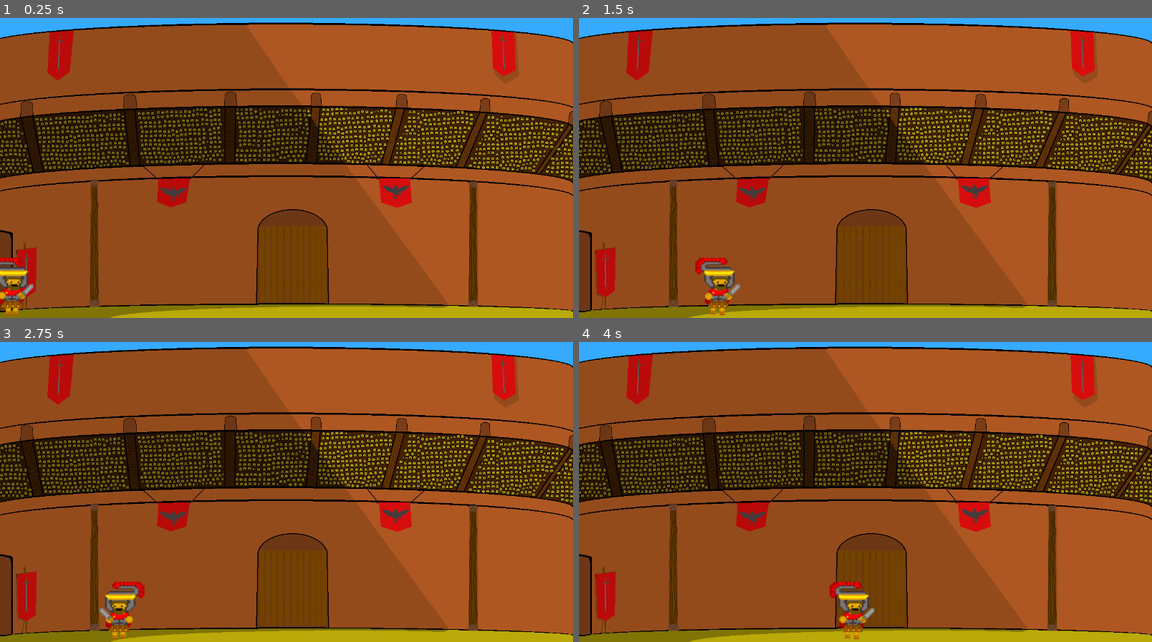
Above: before the commit, frames 1-4 (two rows, left to right).
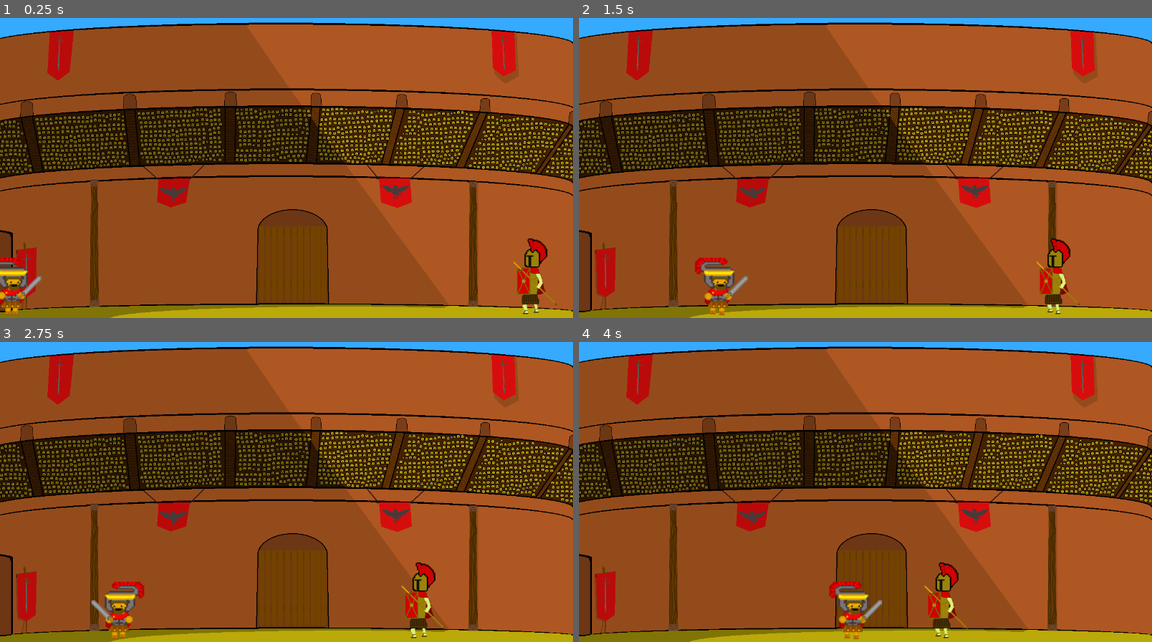
Above: after the commit, the same moments.

Repository: Dorvid/TDDD23_Project
Game: Godot game, scene res://Arena.tscn
The game is run twice, just before and just after one commit, with the same random seed, the same clock (stepped at 60 frames per second) and the same inputs. The project has no main scene, so this scene is started directly. Sound files missing from this copy of the repository are replaced by a short silence.
Inputs:
- Up to frame 1 (0.25 s): no input
- Up to frame 2 (1.5 s): hold Right (ui_right) from 0.53 s (still down); tap Up (ui_up) at 0.77 s
- Up to frame 3 (2.75 s): tap Up (ui_up) at 1.52 s; release Right (ui_right) at 2.03 s; hold Left (ui_left) from 2.03 s (still down)
- Up to frame 4 (4 s): release Left (ui_left) at 2.78 s; hold Right (ui_right) from 2.78 s (still down); tap Up (ui_up) at 3.02, 3.77 s

The runs differ from the first frame. In frame 1, 0.9% of the frame differs, in the area x 0-98%, y 73-99%; in frame 2, 0.9%; in frame 3, 0.9%; in frame 4, 0.9%.

Commit message:
Added enemy, TODO: Fix layer and mask for collision

Diff:
--- a/TDDD23 Project/Arena.tscn
+++ b/TDDD23 Project/Arena.tscn
@@ -1,9 +1,10 @@
-[gd_scene load_steps=11 format=2]
+[gd_scene load_steps=16 format=2]
 
-[ext_resource path="res://images/Arena (1).png" type="Texture" id=1]
+[ext_resource path="res://images/Arena.png" type="Texture" id=1]
 [ext_resource path="res://Player.tscn" type="PackedScene" id=2]
 [ext_resource path="res://Audio/Crowd.wav" type="AudioStream" id=3]
 [ext_resource path="res://Arena.gd" type="Script" id=4]
+[ext_resource path="res://Golden Warrior.tscn" type="PackedScene" id=5]
 
 [sub_resource type="AtlasTexture" id=1]
 flags = 4
@@ -39,7 +40,19 @@
 } ]
 
 [sub_resource type="RectangleShape2D" id=6]
-extents = Vector2( 640, 5 )
+extents = Vector2( 835.054, 5 )
+
+[sub_resource type="RectangleShape2D" id=7]
+extents = Vector2( 2, 360.123 )
+
+[sub_resource type="RectangleShape2D" id=8]
+extents = Vector2( 10, 267.113 )
+
+[sub_resource type="RectangleShape2D" id=9]
+extents = Vector2( 134.234, 10 )
+
+[sub_resource type="RectangleShape2D" id=10]
+extents = Vector2( 10, 108.227 )
 
 [node name="Arena" type="Node"]
 script = ExtResource( 4 )
@@ -49,24 +62,65 @@
 frames = SubResource( 5 )
 animation = "idle"
 playing = true
+__meta__ = {
+"_edit_group_": true
+}
 
-[node name="Ground" type="StaticBody2D" parent="."]
+[node name="Ground_and_walls" type="Node2D" parent="."]
+
+[node name="Ground" type="StaticBody2D" parent="Ground_and_walls"]
 position = Vector2( 640, 720 )
 __meta__ = {
 "_edit_group_": true
 }
 
-[node name="CollisionShape2D" type="CollisionShape2D" parent="Ground"]
+[node name="shape" type="CollisionShape2D" parent="Ground_and_walls/Ground"]
 shape = SubResource( 6 )
+
+[node name="Right_wall" type="StaticBody2D" parent="Ground_and_walls"]
+position = Vector2( 1280, 360 )
 __meta__ = {
 "_edit_group_": true
 }
 
+[node name="shape" type="CollisionShape2D" parent="Ground_and_walls/Right_wall"]
+shape = SubResource( 7 )
+
+[node name="Left_wall" type="StaticBody2D" parent="Ground_and_walls"]
+position = Vector2( 0, 180 )
+__meta__ = {
+"_edit_group_": true
+}
+
+[node name="shape" type="CollisionShape2D" parent="Ground_and_walls/Left_wall"]
+position = Vector2( -4.00452, 77.4207 )
+shape = SubResource( 8 )
+
+[node name="Entrance_roof" type="StaticBody2D" parent="Ground_and_walls"]
+__meta__ = {
+"_edit_group_": true
+}
+
+[node name="shape" type="CollisionShape2D" parent="Ground_and_walls/Entrance_roof"]
+position = Vector2( -128.829, 513.388 )
+shape = SubResource( 9 )
+
+[node name="Entrance_wall" type="StaticBody2D" parent="Ground_and_walls"]
+__meta__ = {
+"_edit_group_": true
+}
+
+[node name="shape" type="CollisionShape2D" parent="Ground_and_walls/Entrance_wall"]
+position = Vector2( -182.174, 615.259 )
+shape = SubResource( 10 )
+
 [node name="Player" parent="." instance=ExtResource( 2 )]
-position = Vector2( 28.7198, 646.129 )
-HAS_LONGSWORD = false
+position = Vector2( 28.0898, 646.129 )
 
 [node name="Audience_cheer" type="AudioStreamPlayer" parent="."]
 stream = ExtResource( 3 )
 
+[node name="Golden Warrior" parent="." instance=ExtResource( 5 )]
+position = Vector2( 1215.63, 615.109 )
+
 [connection signal="finished" from="Audience_cheer" to="." method="_on_Audience_cheer_finished"]
--- /dev/null
+++ b/TDDD23 Project/Golden Warrior.gd
@@ -0,0 +1,63 @@
+extends KinematicBody2D
+
+
+# Declare member variables here. Examples:
+# var a = 2
+# var b = "text"
+var velocity = Vector2()
+export (int) var SPEED
+export (int) var HEALTH
+var is_attacking = false
+var moving_left = true
+
+onready var ray_wall = $RayWall
+onready var ray_char = $RayChar
+
+# Called when the node enters the scene tree for the first time.
+func _ready():
+	pass # Replace with function body.
+
+func _physics_process(_delta):
+	#Start Attacking
+	if ray_char.is_colliding():
+		$AnimatedSprite.play("attack")
+		$AttackCollision/SwingTimer.start(0)
+		is_attacking = true
+	elif ray_wall.is_colliding():
+		if moving_left == true:
+			moving_left = false
+			$AnimatedSprite.set_flip_h(true)
+			$AttackCollision.scale = Vector2(-1,1)
+			$RayWall.scale = Vector2(-1,1)
+			$RayChar.scale = Vector2(-1,1)
+		else:
+			moving_left = true
+			$AnimatedSprite.set_flip_h(false)
+			$AttackCollision.scale = Vector2(1,1)
+			$RayWall.scale = Vector2(1,1)
+			$RayChar.scale = Vector2(1,1)
+
+	if is_attacking == false:
+		if moving_left == true:
+			velocity.x = -SPEED
+			$AnimatedSprite.play("walk")
+		else:
+			velocity.x = SPEED
+			$AnimatedSprite.play("walk")
+	else:
+		velocity.x = 0
+	move_and_slide(velocity,Vector2.UP)
+
+func _on_SwingTimer_timeout():
+	$AttackCollision/start.disabled = false
+	$SwingTimer2.start(0)
+
+
+func _on_SwingTimer2_timeout():
+	$AttackCollision/start.disabled = true
+	$AttackCollision/end.disabled = false
+	$SwingTimer3.start(0)
+
+func _on_SwingTimer3_timeout():
+	$AttackCollision/end.disabled = true
+	is_attacking = false
--- /dev/null
+++ b/TDDD23 Project/Golden Warrior.tscn
@@ -0,0 +1,148 @@
+[gd_scene load_steps=20 format=2]
+
+[ext_resource path="res://images/Golden Spearman.png" type="Texture" id=1]
+[ext_resource path="res://Golden Warrior.gd" type="Script" id=2]
+
+[sub_resource type="AtlasTexture" id=1]
+flags = 4
+atlas = ExtResource( 1 )
+region = Rect2( 0, 0, 198, 198 )
+
+[sub_resource type="AtlasTexture" id=2]
+flags = 4
+atlas = ExtResource( 1 )
+region = Rect2( 198, 0, 198, 198 )
+
+[sub_resource type="AtlasTexture" id=3]
+flags = 4
+atlas = ExtResource( 1 )
+region = Rect2( 396, 0, 198, 198 )
+
+[sub_resource type="AtlasTexture" id=4]
+flags = 4
+atlas = ExtResource( 1 )
+region = Rect2( 0, 198, 198, 198 )
+
+[sub_resource type="AtlasTexture" id=5]
+flags = 4
+atlas = ExtResource( 1 )
+region = Rect2( 0, 0, 198, 198 )
+
+[sub_resource type="AtlasTexture" id=6]
+flags = 4
+atlas = ExtResource( 1 )
+region = Rect2( 198, 198, 198, 198 )
+
+[sub_resource type="AtlasTexture" id=7]
+flags = 4
+atlas = ExtResource( 1 )
+region = Rect2( 396, 198, 198, 198 )
+
+[sub_resource type="AtlasTexture" id=8]
+flags = 4
+atlas = ExtResource( 1 )
+region = Rect2( 0, 396, 198, 198 )
+
+[sub_resource type="AtlasTexture" id=9]
+flags = 4
+atlas = ExtResource( 1 )
+region = Rect2( 198, 396, 198, 198 )
+
+[sub_resource type="AtlasTexture" id=10]
+flags = 4
+atlas = ExtResource( 1 )
+region = Rect2( 396, 396, 198, 198 )
+
+[sub_resource type="AtlasTexture" id=11]
+flags = 4
+atlas = ExtResource( 1 )
+region = Rect2( 0, 594, 198, 198 )
+
+[sub_resource type="AtlasTexture" id=12]
+flags = 4
+atlas = ExtResource( 1 )
+region = Rect2( 198, 594, 198, 198 )
+
+[sub_resource type="AtlasTexture" id=13]
+flags = 4
+atlas = ExtResource( 1 )
+region = Rect2( 396, 594, 198, 198 )
+
+[sub_resource type="SpriteFrames" id=14]
+animations = [ {
+"frames": [ SubResource( 1 ), SubResource( 2 ), SubResource( 3 ), SubResource( 4 ) ],
+"loop": true,
+"name": "idle",
+"speed": 4.0
+}, {
+"frames": [ SubResource( 5 ), SubResource( 6 ), SubResource( 7 ), SubResource( 8 ) ],
+"loop": true,
+"name": "walk",
+"speed": 8.0
+}, {
+"frames": [ SubResource( 9 ), SubResource( 10 ), SubResource( 11 ), SubResource( 12 ), SubResource( 13 ) ],
+"loop": false,
+"name": "attack",
+"speed": 10.0
+} ]
+
+[sub_resource type="CapsuleShape2D" id=15]
+radius = 31.5503
+height = 93.4897
+
+[sub_resource type="RectangleShape2D" id=16]
+extents = Vector2( 63.4255, 10 )
+
+[sub_resource type="RectangleShape2D" id=17]
+extents = Vector2( 66.3985, 10 )
+
+[node name="Golden Warrior" type="KinematicBody2D"]
+collision_layer = 5
+collision_mask = 5
+script = ExtResource( 2 )
+SPEED = 100
+
+[node name="AnimatedSprite" type="AnimatedSprite" parent="."]
+frames = SubResource( 14 )
+animation = "idle"
+
+[node name="hitbox" type="CollisionShape2D" parent="."]
+position = Vector2( -4.00903, 21.3816 )
+shape = SubResource( 15 )
+
+[node name="AttackCollision" type="Area2D" parent="."]
+collision_layer = 2
+collision_mask = 2
+
+[node name="end" type="CollisionShape2D" parent="AttackCollision"]
+position = Vector2( -31.924, 34.4307 )
+shape = SubResource( 16 )
+disabled = true
+
+[node name="start" type="CollisionShape2D" parent="AttackCollision"]
+position = Vector2( 18.77, 34.4307 )
+shape = SubResource( 17 )
+disabled = true
+
+[node name="SwingTimer" type="Timer" parent="."]
+wait_time = 0.1
+
+[node name="SwingTimer2" type="Timer" parent="."]
+wait_time = 0.2
+
+[node name="SwingTimer3" type="Timer" parent="."]
+wait_time = 0.2
+
+[node name="RayWall" type="RayCast2D" parent="."]
+position = Vector2( 0, 25 )
+enabled = true
+cast_to = Vector2( -150, 0 )
+
+[node name="RayChar" type="RayCast2D" parent="."]
+enabled = true
+cast_to = Vector2( -150, 0 )
+collision_mask = 2
+
+[connection signal="timeout" from="SwingTimer" to="." method="_on_SwingTimer_timeout"]
+[connection signal="timeout" from="SwingTimer2" to="." method="_on_SwingTimer2_timeout"]
+[connection signal="timeout" from="SwingTimer3" to="." method="_on_SwingTimer3_timeout"]
--- a/TDDD23 Project/Player.tscn
+++ b/TDDD23 Project/Player.tscn
@@ -80,6 +80,7 @@
 extents = Vector2( 54.6798, 33.2836 )
 
 [node name="Player" type="KinematicBody2D"]
+collision_layer = 3
 script = ExtResource( 2 )
 SPEED = 300
 GRAVITY = 32
@@ -97,7 +98,7 @@
 frames = SubResource( 9 )
 animation = "idle"
 
-[node name="CollisionShape2D" type="CollisionShape2D" parent="."]
+[node name="hitbox" type="CollisionShape2D" parent="."]
 position = Vector2( -1.5874, 10.3181 )
 shape = SubResource( 10 )
 
--- a/TDDD23 Project/player.gd
+++ b/TDDD23 Project/player.gd
@@ -24,7 +24,7 @@
 	#set weapon to correct animation just is case
 	$Weapon.play("idle")
 
-func _physics_process(delta):
+func _physics_process(_delta):
 	#Move Character left or right and change animation
 	if Input.is_action_pressed("ui_right") && (!is_on_floor() or is_attacking == false):
 		#Set Speed
@@ -35,7 +35,6 @@
 		$Body.play("walk")
 		$Head.set_flip_h(false)
 		$Weapon.set_flip_h(false)
-		$Weapon.play("idle right")
 		$AttackCollision.scale = Vector2(1,1)
 	elif Input.is_action_pressed("ui_left") && (!is_on_floor() or is_attacking == false):
 		velocity.x = -SPEED
@@ -45,7 +44,6 @@
 		$Body.play("walk")
 		$Head.set_flip_h(true)
 		$Weapon.set_flip_h(true)
-		$Weapon.play("idle left")
 		$AttackCollision.scale = Vector2(-1,1)
 	else: #No movement so idle
 		velocity.x = 0
--- a/TDDD23 Project/project.godot
+++ b/TDDD23 Project/project.godot
@@ -10,13 +10,14 @@
 
 [application]
 
-config/name="TDDD38 Project"
-config/icon="res://icon.png"
+config/name="TDDD23 Project"
+config/icon="res://images/icon.png"
 
 [display]
 
 window/size/width=1280
 window/size/height=720
+window/size/resizable=false
 
 [input]
 
Not shown, added: TDDD23 Project/.mono/metadata/ide_messaging_meta.txt
Binary file removed: TDDD23 Project/images/Arena (1).png
Binary file changed: TDDD23 Project/images/Arena.png
Binary file added: TDDD23 Project/images/Golden Spearman.png
Not shown, changed: TDDD23 Project/images/Golden Spearman.png.import
